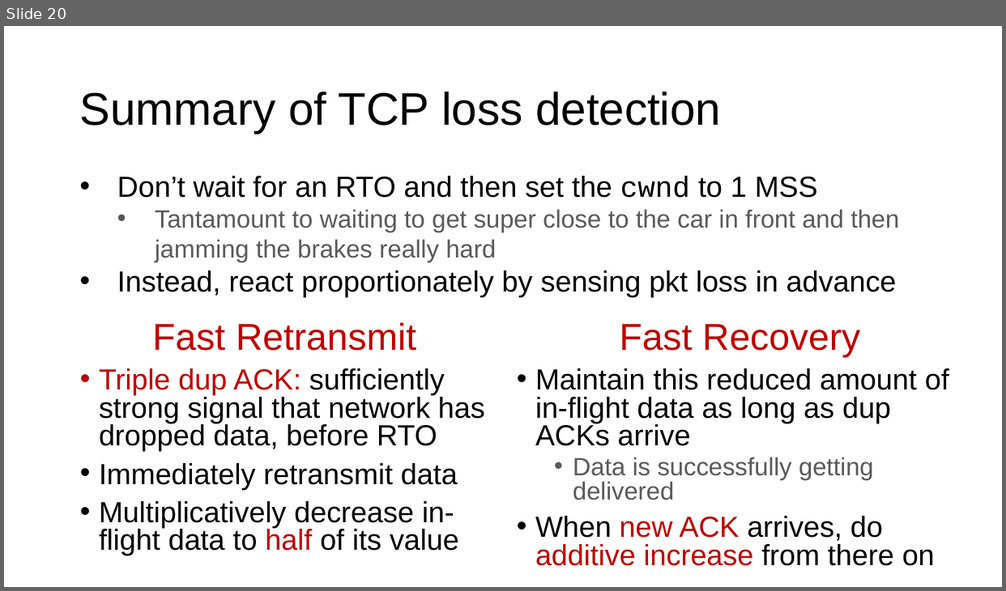
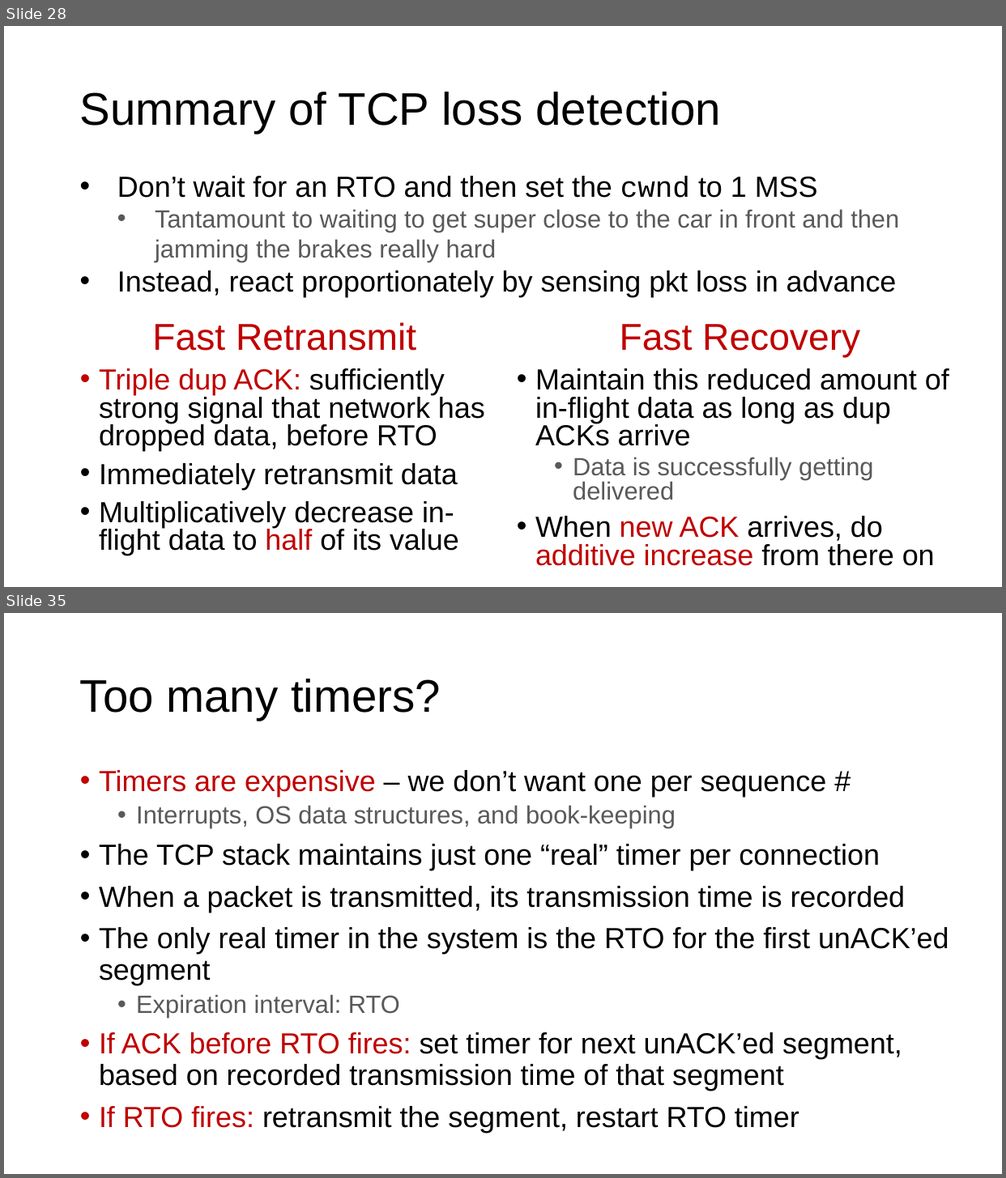
Before and after one commit to ngsrinivas/coursegen, a slide deck: ex/352-S21/staging/352-S21/lectures/transport-tcp-congestion-control-2.pptx. Shown one above the other, each under a label of ours: slide 20 before the commit, slides 28 and 35 after it; the slides between them are not shown. The pictures are 1006x591 and 1006x1178 pixels, drawn with LibreOffice and Linux fonts; fonts in the diff are those of the drawing. Boxes give left, top, right and bottom in pixels: in the first picture for what was removed or moved away, otherwise in the second. Text is boxed around its words. In the diff, an @@ line names an element or a change of style, - is before the commit and + after.

```diff
--- a/ex/352-S21/staging/352-S21/lectures/transport-tcp-congestion-control-2.pptx
+++ b/ex/352-S21/staging/352-S21/lectures/transport-tcp-congestion-control-2.pptx
@@ slide 35 added at box(4, 613, 1002, 1174), background #FFFFFF @@
@@ title added at box(80, 679, 441, 720), 44 pt, text #000000 @@
+Too many timers?
@@ text added at box(99, 770, 949, 1133), 28 pt, text #000000 @@
+• Timers are expensive – we don’t want one per sequence #
+  • Interrupts, OS data structures, and book-keeping
+• The TCP stack maintains just one “real” timer per connection
+• When a packet is transmitted, its transmission time is recorded
+• The only real timer in the system is the RTO for the first unACK’ed segment
+  • Expiration interval: RTO
+• If ACK before RTO fires: set timer for next unACK’ed segment, based on recorded transmission time of that segment
+• If RTO fires: retransmit the segment, restart RTO timer
@@ what was slide 20 is now slide 28 @@
```
Also in this commit, not shown: 10 slides changed, 19 other slides added, 8 slides removed, 2 other files.
